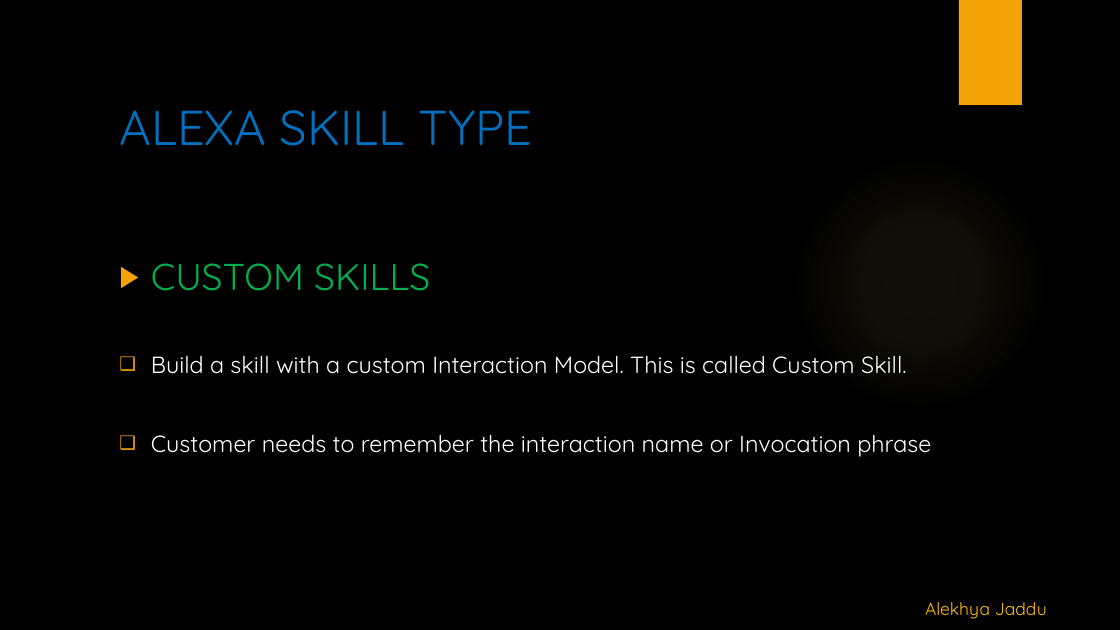
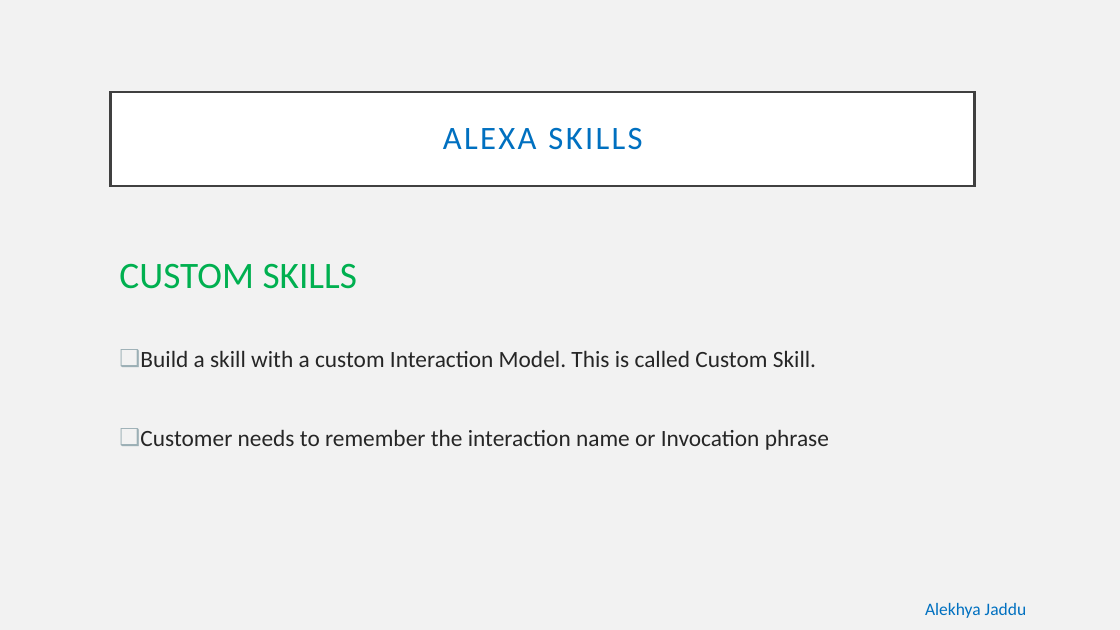
Before and after one commit to alekhyajaddu/alexa-project, a slide deck: slide 9 of Alexa ppt.pptx. Drawn at 1120x630 pixels with LibreOffice and Linux fonts; fonts in the diff are those of the drawing; background and template pictures are left out. Boxes give left, top, right and bottom in pixels: in the first picture for what was removed or moved away, otherwise in the second. Text is boxed around its words. In the diff, an @@ line names an element or a change of style, - is before the commit and + after.

```diff
--- a/Alexa ppt.pptx
+++ b/Alexa ppt.pptx
@@ background picture (left out) to #F2F2F2 @@
@@ rectangle removed at (959,0,1022,105) @@
@@ title "ALEXA SKILLS": place and size @@
-title "ALEXA SKILLS" at (119,110,532,146)
+title "ALEXA SKILLS" at (111,92,975,187)
@@ title "ALEXA SKILLS" at (111,92,975,187): vertical alignment top to middle; fill none to #FFFFFF; outline none to #404040 2.5 pt @@
@@ title at (443,127,642,150): text changed; size 42 to 28 pt; font Quicksand to Calibri @@
-ALEXA SKILL TYPE
+ALEXA SKILLS
@@ ellipse removed at (791,154,1049,413) @@
@@ text "CUSTOM SKILLS" at (119,263,829,450): font Quicksand to Calibri, text colour #FFFFFF to #262626; bullet ▶ to none; indent changed; bullet colour #F5A408 to #9BAFB5 @@
@@ text "Alekhya Jaddu" at (925,603,1026,618): font Quicksand to Calibri, text colour #FFC000 to #0070C0 @@
```
Also in this commit, not shown: 18 other slides changed.
